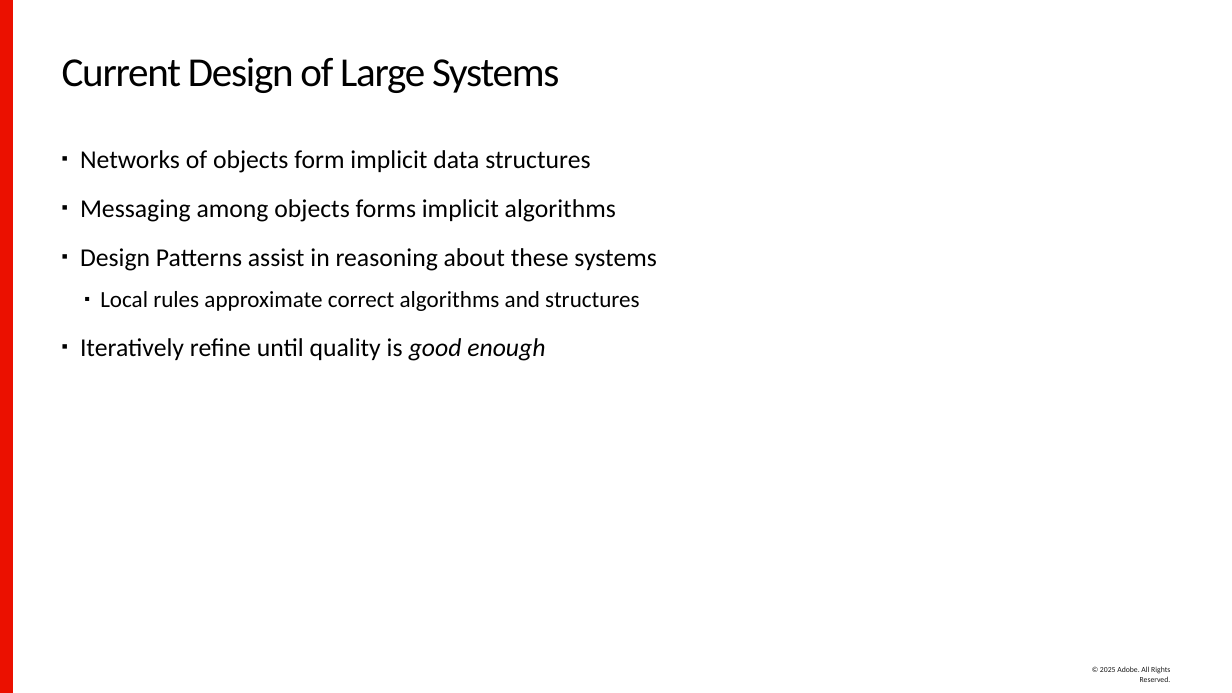
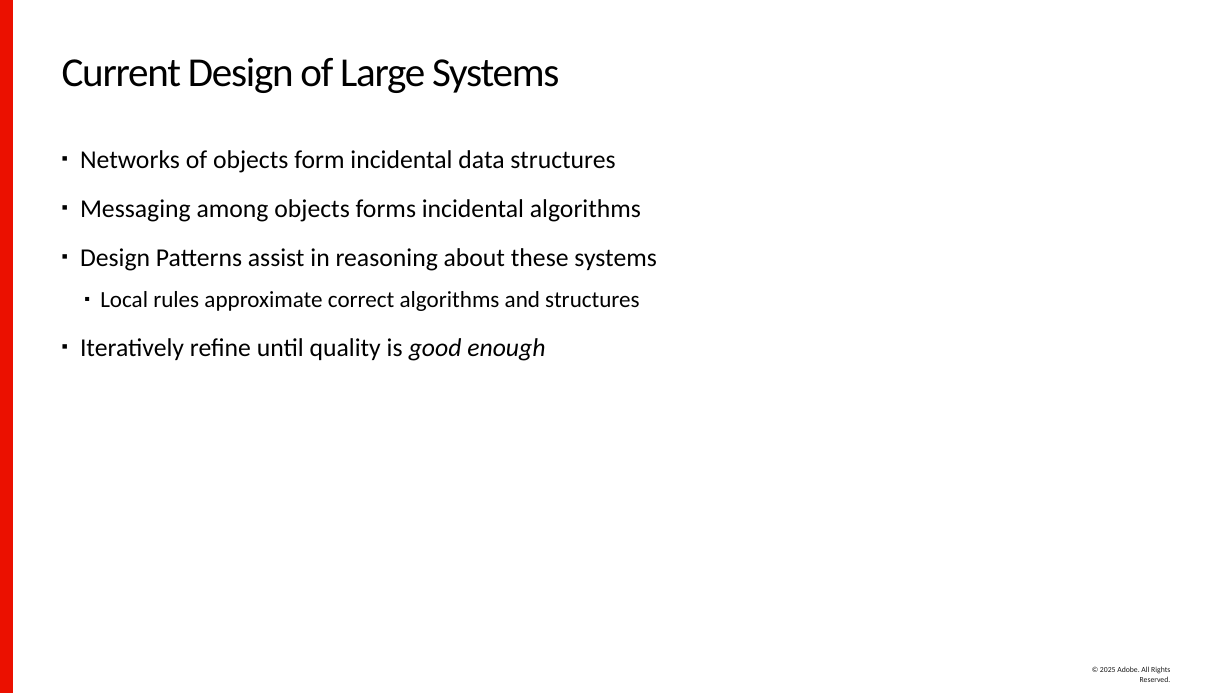
Before and after one commit to sean-parent/sean-parent.github.io, a slide deck: slide 47 of presentations/2025-04-28-are-we-there-yet/2024-04-28-are-we-there-yet.pptx. Drawn at 1232x693 pixels with LibreOffice and Linux fonts; fonts in the diff are those of the drawing; background and template pictures are left out. Boxes give left, top, right and bottom in pixels: in the first picture for what was removed or moved away, otherwise in the second. Text is boxed around its words. In the diff, an @@ line names an element or a change of style, - is before the commit and + after.

```diff
--- a/presentations/2025-04-28-are-we-there-yet/2024-04-28-are-we-there-yet.pptx
+++ b/presentations/2025-04-28-are-we-there-yet/2024-04-28-are-we-there-yet.pptx
@@ text at box(80, 150, 641, 222): text changed @@
-▪ Networks of objects form implicit data structures
-▪ Messaging among objects forms implicit algorithms
+▪ Networks of objects form incidental data structures
+▪ Messaging among objects forms incidental algorithms
```
